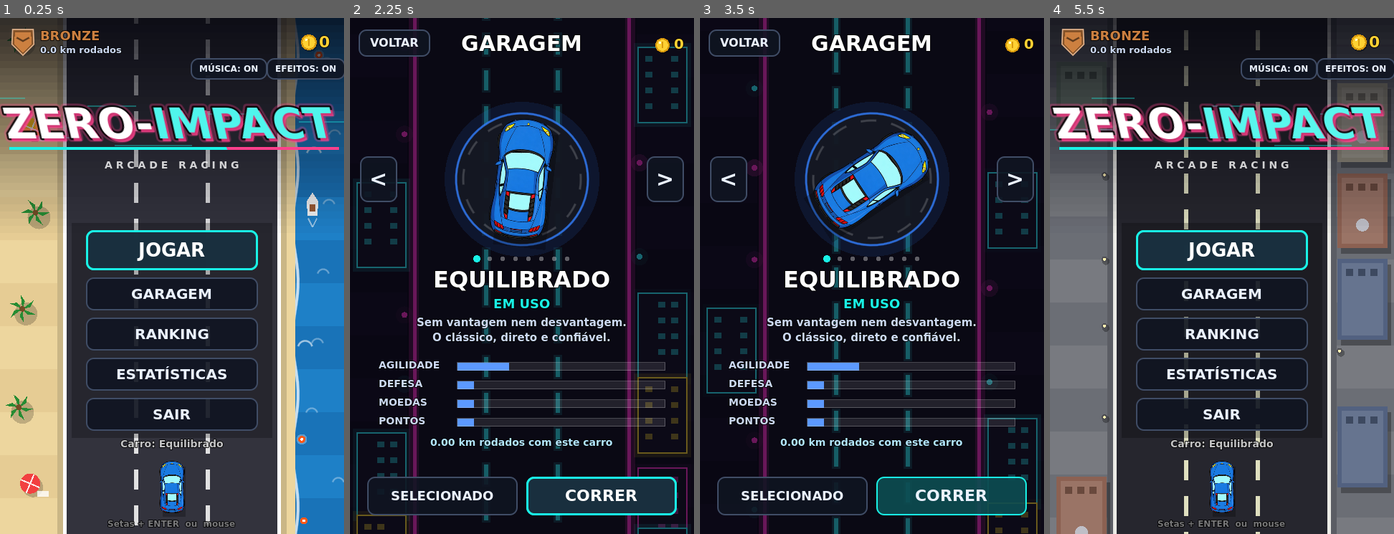
Above: before the commit, frames 1-4 (left to right).
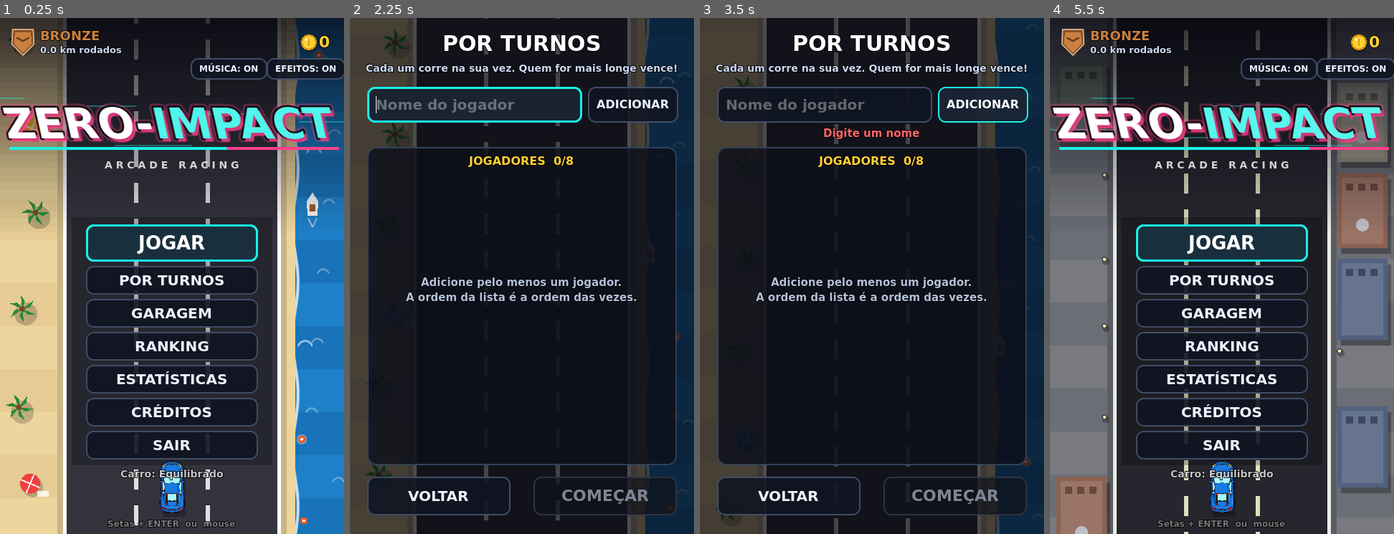
Above: after the commit, the same moments.

Repository: davireinaldo/Projeto_PI
Game: Godot game, scene res://scenes/Menu.tscn
The game is run twice, just before and just after one commit, with the same random seed, the same clock (stepped at 60 frames per second) and the same inputs.
Inputs (mouse positions are in pixels of both pictures, inside the frame that each line leads up to):
- Up to frame 1 (0.25 s): no input
- Up to frame 2 (2.25 s): click "GARAGEM" at 0.5 s; click "VOLTAR" at 1.25 s; click (522, 281) at 2 s, where only the run after the commit has a clickable "POR TURNOS"
- Up to frame 3 (3.5 s): click (982, 105) at 2.75 s, where only the run after the commit has a clickable "ADICIONAR"
- Up to frame 4 (5.5 s): click "VOLTAR" at 3.5 s; click "RANKING" at 4.25 s; click "VOLTAR" at 5 s

The runs differ from the first frame. In frame 1, 8.4% of the frame differs, in the area x 25-75%, y 38-90%; in frame 2, 39%, in the area x 0-100%, y 0-100%; in frame 3, 38%; in frame 4, 7.8%.

Commit message:
Créditos, reset com Ctrl+P e modo coop por turnos

Diff:
--- /dev/null
+++ b/scenes/Credits.tscn
@@ -0,0 +1,6 @@
+[gd_scene load_steps=2 format=3]
+
+[ext_resource type="Script" path="res://scripts/Credits.gd" id="1"]
+
+[node name="Credits" type="Node2D"]
+script = ExtResource("1")
--- /dev/null
+++ b/scenes/Turns.tscn
@@ -0,0 +1,6 @@
+[gd_scene load_steps=2 format=3]
+
+[ext_resource type="Script" path="res://scripts/Turns.gd" id="1"]
+
+[node name="Turns" type="Node2D"]
+script = ExtResource("1")
--- /dev/null
+++ b/scripts/Credits.gd
@@ -0,0 +1,47 @@
+extends Node2D
+
+# Créditos: quem desenvolveu o ZERO-IMPACT.
+
+const World := preload("res://scripts/World.gd")
+const UI := preload("res://scripts/UIKit.gd")
+
+const DEVS := [
+	"João de Sousa Galdino",
+	"Davi Reinaldo da Silva",
+	"João Nacélio Peixoto Santos",
+	"Cicero Lorhan Ramos da Silva",
+	"João Pedro Fernandes de Galiza",
+]
+
+func _ready() -> void:
+	get_tree().paused = false
+	GameManager.stop_run()
+	AudioManager.play_music("menu")
+	GameManager.speed = 120.0
+	var world := World.new()
+	world.follow_game = false
+	world.distance_m = 100.0
+	add_child(world)
+
+	var root := UI.root(self)
+	var dim := ColorRect.new()
+	dim.color = Color(0.02, 0.02, 0.05, 0.72)
+	dim.set_anchors_preset(Control.PRESET_FULL_RECT)
+	dim.mouse_filter = Control.MOUSE_FILTER_IGNORE
+	root.add_child(dim)
+	UI.label(root, "CRÉDITOS", Vector2(0, 18), 30, Color.WHITE, 480, HORIZONTAL_ALIGNMENT_CENTER)
+
+	UI.label(root, "ZERO-IMPACT", Vector2(0, 130), 44, UI.ACCENT, 480, HORIZONTAL_ALIGNMENT_CENTER)
+	UI.label(root, "A R C A D E   R A C I N G", Vector2(0, 190), 14, Color(1, 1, 1, 0.8), 480, HORIZONTAL_ALIGNMENT_CENTER)
+
+	UI.panel(root, Rect2(32, 250, 416, 316))
+	UI.label(root, "DESENVOLVIDO POR", Vector2(0, 270), 16, Color(0.65, 0.7, 0.8), 480, HORIZONTAL_ALIGNMENT_CENTER)
+	for i in range(DEVS.size()):
+		UI.label(root, DEVS[i], Vector2(0, 312 + i * 48), 22, Color.WHITE, 480, HORIZONTAL_ALIGNMENT_CENTER)
+
+	var back := UI.button(root, "VOLTAR", Rect2(140, 656, 200, 48), func(): UI.go(get_tree(), "res://scenes/Menu.tscn"))
+	back.grab_focus()
+
+func _process(_delta: float) -> void:
+	if Input.is_action_just_pressed("ui_cancel"):
+		UI.go(get_tree(), "res://scenes/Menu.tscn")
--- a/scripts/Game.gd
+++ b/scripts/Game.gd
@@ -188,6 +188,8 @@
 	score_label = UI.label(hud, "PONTOS 0", Vector2(26, 46), 15, Color(0.75, 0.85, 1.0))
 	coin_label = UI.label(hud, "0", Vector2(384, 24), 24, UI.GOLD)
 	UI.label(hud, "ESC  pausa", Vector2(392, 694), 12, Color(1, 1, 1, 0.5))
+	if GameManager.turn_mode:
+		UI.label(hud, "VEZ DE " + GameManager.current_player().to_upper(), Vector2(210, 80), 15, UI.ACCENT, 260, HORIZONTAL_ALIGNMENT_RIGHT)
 	hud.add_child(DrawHook.new(_draw_hud))
 
 	banner = UI.label(hud, "", Vector2(0, 170), 30, Color.WHITE, 480, HORIZONTAL_ALIGNMENT_CENTER)
@@ -309,6 +311,9 @@
 		["Bônus da corrida", "+%d" % s["bonus"]],
 		["Total de moedas", str(SaveManager.coins())],
 	]
+	if GameManager.turn_mode:
+		var last: Dictionary = GameManager.turn_results.back()
+		rows.push_front(["Jogador", String(last["name"])])
 	for r in rows:
 		UI.label(box, r[0], Vector2(30, y), 18, Color(0.75, 0.8, 0.9))
 		UI.label(box, r[1], Vector2(200, y), 20, Color.WHITE, 170, HORIZONTAL_ALIGNMENT_RIGHT)
@@ -335,6 +340,16 @@
 	box.add_child(DrawHook.new(draw_rank, Rect2(0, 0, 400, 560)))
 	y += 90.0
 
+	if GameManager.turn_mode:
+		var turn_text := "VER RESULTADO"
+		if not GameManager.turns_finished():
+			turn_text = "PRÓXIMO: " + GameManager.current_player().to_upper()
+		var nb := UI.button(box, turn_text, Rect2(40, y, 320, 50), func(): UI.go(get_tree(), "res://scenes/Turns.tscn"), 20)
+		nb.add_theme_stylebox_override("normal", UI.style(Color(0.05, 0.3, 0.32, 0.9), UI.ACCENT, 10, 2))
+		nb.clip_text = true
+		nb.grab_focus()
+		return
+
 	var b1 := UI.button(box, "CORRER DE NOVO", Rect2(40, y, 320, 50), func(): UI.go(get_tree(), "res://scenes/Game.tscn"), 22)
 	var b2 := UI.button(box, "GARAGEM", Rect2(40, y + 60, 155, 44), func(): UI.go(get_tree(), "res://scenes/Garage.tscn"))
 	var b3 := UI.button(box, "MENU", Rect2(205, y + 60, 155, 44), func(): UI.go(get_tree(), "res://scenes/Menu.tscn"))
--- a/scripts/GameManager.gd
+++ b/scripts/GameManager.gd
@@ -114,6 +114,14 @@
 var player_pos: Vector2 = Vector2(240, PLAYER_Y)
 var last_summary: Dictionary = {}
 
+# ---------- Modo por turnos ----------
+# Cada jogador corre uma vez, na sua vez; no fim vence quem foi mais longe.
+const TURN_MAX_PLAYERS := 8
+var turn_mode: bool = false
+var turn_players: Array = [] # nomes, na ordem das vezes
+var turn_index: int = 0 # de quem é a vez agora
+var turn_results: Array = [] # {"name", "km", "score", "car"} de quem já correu
+
 # opções de teste via linha de comando:  -- --autopilot --start-km=4
 var debug_autopilot: bool = false
 var debug_start_m: float = 0.0
@@ -285,8 +293,12 @@
 	var old_km := SaveManager.total_km()
 	var old_rank := rank_index(old_km)
 	var was_best := final_score > int(SaveManager.data["best_score"])
-	var top_pos := SaveManager.register_run(car["id"], km, final_score, collected + bonus)
+	var player_name := current_player() if turn_mode else ""
+	var top_pos := SaveManager.register_run(car["id"], km, final_score, collected + bonus, player_name)
 	var new_km := SaveManager.total_km()
+	if turn_mode:
+		turn_results.append({"name": player_name, "km": km, "score": final_score, "car": car["id"]})
+		turn_index += 1
 	last_summary = {
 		"km": km,
 		"score": final_score,
@@ -298,6 +310,36 @@
 		"new_rank": rank_index(new_km),
 		"total_km": new_km,
 	}
+
+# ---------- turnos ----------
+
+func start_turns(names: Array) -> void:
+	turn_mode = true
+	turn_players = names.duplicate()
+	turn_index = 0
+	turn_results = []
+
+func end_turns() -> void:
+	turn_mode = false
+	turn_index = 0
+	turn_results = []
+
+func current_player() -> String:
+	if turn_index < turn_players.size():
+		return String(turn_players[turn_index])
+	return ""
+
+func turns_finished() -> bool:
+	return turn_index >= turn_players.size()
+
+# Resultados do mais longe para o mais perto (desempate pelos pontos).
+func turn_standings() -> Array:
+	var list := turn_results.duplicate()
+	list.sort_custom(func(a, b):
+		if is_equal_approx(float(a["km"]), float(b["km"])):
+			return int(a["score"]) > int(b["score"])
+		return float(a["km"]) > float(b["km"]))
+	return list
 
 # ---------- IA simples de desvio (menu e piloto automático) ----------
 
--- a/scripts/Menu.gd
+++ b/scripts/Menu.gd
@@ -21,6 +21,7 @@
 func _ready() -> void:
 	get_tree().paused = false
 	GameManager.stop_run()
+	GameManager.end_turns()
 	GameManager.cruise_speed = 520.0
 	GameManager.speed = 520.0
 	AudioManager.quiet_ui()
@@ -86,11 +87,13 @@
 	var x := 120.0
 	var w := 240.0
 	var buttons := [
-		UI.button(root, "JOGAR", Rect2(x, 296, w, 56), _play, 26),
-		UI.button(root, "GARAGEM", Rect2(x, 362, w, 46), func(): UI.go(get_tree(), "res://scenes/Garage.tscn")),
-		UI.button(root, "RANKING", Rect2(x, 418, w, 46), func(): UI.go(get_tree(), "res://scenes/Ranking.tscn")),
-		UI.button(root, "ESTATÍSTICAS", Rect2(x, 474, w, 46), func(): UI.go(get_tree(), "res://scenes/Stats.tscn")),
-		UI.button(root, "SAIR", Rect2(x, 530, w, 46), func(): get_tree().quit()),
+		UI.button(root, "JOGAR", Rect2(x, 288, w, 52), _play, 26),
+		UI.button(root, "POR TURNOS", Rect2(x, 346, w, 40), func(): UI.go(get_tree(), "res://scenes/Turns.tscn")),
+		UI.button(root, "GARAGEM", Rect2(x, 392, w, 40), func(): UI.go(get_tree(), "res://scenes/Garage.tscn")),
+		UI.button(root, "RANKING", Rect2(x, 438, w, 40), func(): UI.go(get_tree(), "res://scenes/Ranking.tscn")),
+		UI.button(root, "ESTATÍSTICAS", Rect2(x, 484, w, 40), func(): UI.go(get_tree(), "res://scenes/Stats.tscn")),
+		UI.button(root, "CRÉDITOS", Rect2(x, 530, w, 40), func(): UI.go(get_tree(), "res://scenes/Credits.tscn")),
+		UI.button(root, "SAIR", Rect2(x, 576, w, 40), func(): get_tree().quit()),
 	]
 	buttons[0].add_theme_stylebox_override("normal", UI.style(Color(0.05, 0.3, 0.32, 0.9), UI.ACCENT, 10, 2))
 
@@ -111,8 +114,13 @@
 	buttons[0].grab_focus()
 
 	var car := GameManager.selected_car()
-	UI.label(root, "Carro: %s" % car["name"], Vector2(0, 586), 14, Color(1, 1, 1, 0.75), 480, HORIZONTAL_ALIGNMENT_CENTER)
+	UI.label(root, "Carro: %s" % car["name"], Vector2(0, 628), 14, Color(1, 1, 1, 0.75), 480, HORIZONTAL_ALIGNMENT_CENTER)
 	UI.label(root, "Setas + ENTER  ou  mouse", Vector2(0, 698), 12, Color(1, 1, 1, 0.45), 480, HORIZONTAL_ALIGNMENT_CENTER)
+
+	if SaveManager.just_reset:
+		SaveManager.just_reset = false
+		var msg := UI.label(root, "PROGRESSO RESETADO", Vector2(0, 244), 20, UI.HOT, 480, HORIZONTAL_ALIGNMENT_CENTER)
+		create_tween().tween_property(msg, "modulate:a", 0.0, 1.0).set_delay(2.5)
 
 func _play() -> void:
 	UI.go(get_tree(), "res://scenes/Game.tscn")
@@ -121,7 +129,7 @@
 	# escurece o topo para o logo aparecer
 	for i in range(30):
 		ci.draw_rect(Rect2(0, i * 10, 480, 10), Color(0.02, 0.02, 0.05, 0.8 * (1.0 - i / 30.0)))
-	ci.draw_rect(Rect2(100, 286, 280, 300), Color(0, 0, 0, 0.25))
+	ci.draw_rect(Rect2(100, 278, 280, 346), Color(0, 0, 0, 0.25))
 
 	UI.draw_rank_badge(ci, Vector2(32, 34), 18, GameManager.rank_index(SaveManager.total_km()))
 	UI.draw_coin(ci, Vector2(462 - UI.font().get_string_size(str(SaveManager.coins()), HORIZONTAL_ALIGNMENT_LEFT, -1, 22).x - 16, 34), 11)
--- a/scripts/Ranking.gd
+++ b/scripts/Ranking.gd
@@ -53,10 +53,10 @@
 	UI.label(root, "TOP 10 CORRIDAS", Vector2(0, 318), 18, UI.GOLD, 480, HORIZONTAL_ALIGNMENT_CENTER)
 	var head := Color(0.6, 0.65, 0.75)
 	UI.label(root, "#", Vector2(30, 346), 12, head)
-	UI.label(root, "PONTOS", Vector2(60, 346), 12, head)
-	UI.label(root, "DISTÂNCIA", Vector2(160, 346), 12, head)
-	UI.label(root, "CARRO", Vector2(260, 346), 12, head)
-	UI.label(root, "DATA", Vector2(360, 346), 12, head)
+	UI.label(root, "JOGADOR", Vector2(56, 346), 12, head)
+	UI.label(root, "PONTOS", Vector2(184, 346), 12, head)
+	UI.label(root, "DISTÂNCIA", Vector2(262, 346), 12, head)
+	UI.label(root, "CARRO", Vector2(364, 346), 12, head)
 	var top: Array = SaveManager.data["top"]
 	if top.is_empty():
 		UI.label(root, "Nenhuma corrida ainda.\nVá para a pista!", Vector2(0, 440), 16, Color(0.7, 0.75, 0.85), 480, HORIZONTAL_ALIGNMENT_CENTER)
@@ -64,20 +64,16 @@
 		var e: Dictionary = top[i]
 		var y := 368.0 + i * 26.0
 		var c: Color = [UI.GOLD, Color(0.85, 0.87, 0.92), Color(0.85, 0.55, 0.3)][i] if i < 3 else Color.WHITE
+		var player := String(e.get("name", ""))
 		UI.label(root, str(i + 1), Vector2(30, y), 15, c)
-		UI.label(root, str(int(e["score"])), Vector2(60, y), 15, c)
-		UI.label(root, "%.2f km" % float(e["km"]), Vector2(160, y), 15, Color.WHITE)
-		UI.label(root, GameManager.car_by_id(String(e["car"]))["name"], Vector2(260, y), 15, Color.WHITE)
-		UI.label(root, _fmt_date(String(e["date"])), Vector2(360, y), 13, Color(0.7, 0.75, 0.85))
+		var name_label := UI.label(root, player if player != "" else "—", Vector2(56, y), 15, Color.WHITE, 120)
+		name_label.clip_text = true
+		UI.label(root, str(int(e["score"])), Vector2(184, y), 15, c)
+		UI.label(root, "%.2f km" % float(e["km"]), Vector2(262, y), 15, Color.WHITE)
+		UI.label(root, GameManager.car_by_id(String(e["car"]))["name"], Vector2(364, y), 15, Color(0.7, 0.75, 0.85))
 
 	var back := UI.button(root, "VOLTAR", Rect2(140, 656, 200, 48), func(): UI.go(get_tree(), "res://scenes/Menu.tscn"))
 	back.grab_focus()
-
-func _fmt_date(iso: String) -> String:
-	var p := iso.split("-")
-	if p.size() == 3:
-		return "%s/%s/%s" % [p[2], p[1], p[0].substr(2)]
-	return iso
 
 func _process(delta: float) -> void:
 	_t += delta
--- a/scripts/SaveManager.gd
+++ b/scripts/SaveManager.gd
@@ -9,9 +9,31 @@
 const TOP_SIZE := 10
 
 var data: Dictionary = {}
+var just_reset := false  # o Menu mostra o aviso "PROGRESSO RESETADO"
 
 func _ready() -> void:
+	process_mode = Node.PROCESS_MODE_ALWAYS  # Ctrl+P funciona até com o jogo pausado
 	load_data()
+
+# Ctrl+P: apaga todo o progresso (mantém só as opções de som) e volta ao menu.
+func _input(event: InputEvent) -> void:
+	if event is InputEventKey and event.pressed and not event.echo \
+			and event.ctrl_pressed and event.physical_keycode == KEY_P:
+		get_viewport().set_input_as_handled()
+		reset()
+		get_tree().paused = false
+		GameManager.stop_run()
+		AudioManager.quiet_ui()
+		get_tree().change_scene_to_file("res://scenes/Menu.tscn")
+
+func reset() -> void:
+	var music: bool = data.get("music_on", true)
+	var sfx: bool = data.get("sfx_on", true)
+	data = _defaults()
+	data["music_on"] = music
+	data["sfx_on"] = sfx
+	save()
+	just_reset = true
 
 func _defaults() -> Dictionary:
 	return {
@@ -25,6 +47,7 @@
 		"selected": "equilibrado",
 		"car_km": {},
 		"top": [],
+		"turn_players": [], # últimos nomes usados no modo por turnos
 		"music_on": true,
 		"sfx_on": true
 	}
@@ -79,7 +102,7 @@
 	return float(data["car_km"].get(car_id, 0.0))
 
 # Registra uma corrida terminada. Devolve a posição no top 10 (1..10) ou 0.
-func register_run(car_id: String, km: float, score: int, coins_gained: int) -> int:
+func register_run(car_id: String, km: float, score: int, coins_gained: int, player_name: String = "") -> int:
 	data["runs"] = int(data["runs"]) + 1
 	data["total_km"] = total_km() + km
 	data["car_km"][car_id] = car_km(car_id) + km
@@ -91,6 +114,7 @@
 		"score": score,
 		"km": snappedf(km, 0.01),
 		"car": car_id,
+		"name": player_name,
 		"date": Time.get_date_string_from_system()
 	}
 	var top: Array = data["top"]
--- /dev/null
+++ b/scripts/Turns.gd
@@ -0,0 +1,251 @@
+extends Node2D
+
+# Modo por turnos: cada jogador coloca o nome e corre uma vez, na sua vez.
+# Esta tela tem três estados:
+#   setup   -> digitar os nomes
+#   next    -> "VEZ DE <nome>" entre uma corrida e outra, com o placar parcial
+#   results -> classificação final: vence quem foi mais longe
+
+const World := preload("res://scripts/World.gd")
+const FX := preload("res://scripts/FX.gd")
+const UI := preload("res://scripts/UIKit.gd")
+
+const MEDALS := [Color(1.0, 0.82, 0.2), Color(0.85, 0.87, 0.92), Color(0.85, 0.55, 0.3)]
+
+var root: Control
+var names: Array = []
+var name_edit: LineEdit
+var list_box: Control
+var count_label: Label
+var msg_label: Label
+var start_btn: Button
+
+func _ready() -> void:
+	get_tree().paused = false
+	GameManager.stop_run()
+	AudioManager.play_music("menu")
+	GameManager.speed = 140.0
+	var world := World.new()
+	world.follow_game = false
+	world.distance_m = GameManager.BIOME_LENGTH * 3 + 100.0
+	add_child(world)
+
+	if not GameManager.turn_mode:
+		_build_setup()
+	elif GameManager.turns_finished():
+		_build_results()
+	else:
+		_build_next()
+
+func _process(_delta: float) -> void:
+	if Input.is_action_just_pressed("ui_cancel"):
+		_to_menu()
+
+func _to_menu() -> void:
+	GameManager.end_turns()
+	UI.go(get_tree(), "res://scenes/Menu.tscn")
+
+func _new_root(title: String) -> void:
+	root = UI.root(self)
+	var dim := ColorRect.new()
+	dim.color = Color(0.02, 0.02, 0.05, 0.72)
+	dim.set_anchors_preset(Control.PRESET_FULL_RECT)
+	dim.mouse_filter = Control.MOUSE_FILTER_IGNORE
+	root.add_child(dim)
+	UI.label(root, title, Vector2(0, 18), 30, Color.WHITE, 480, HORIZONTAL_ALIGNMENT_CENTER)
+
+# ---------- setup: nomes dos jogadores ----------
+
+func _build_setup() -> void:
+	_new_root("POR TURNOS")
+	UI.label(root, "Cada um corre na sua vez. Quem for mais longe vence!", Vector2(0, 62), 14,
+		Color(0.8, 0.85, 0.95), 480, HORIZONTAL_ALIGNMENT_CENTER)
+
+	names = SaveManager.data.get("turn_players", []).duplicate()
+
+	name_edit = LineEdit.new()
+	name_edit.position = Vector2(24, 96)
+	name_edit.size = Vector2(300, 50)
+	name_edit.placeholder_text = "Nome do jogador"
+	name_edit.max_length = 18
+	name_edit.add_theme_font_size_override("font_size", 20)
+	name_edit.add_theme_stylebox_override("normal", UI.style(Color(0.06, 0.08, 0.13, 0.95), Color(0.25, 0.3, 0.4)))
+	name_edit.add_theme_stylebox_override("focus", UI.style(Color(0.1, 0.14, 0.2, 0.95), UI.ACCENT, 10, 3))
+	name_edit.add_theme_color_override("font_placeholder_color", Color(1, 1, 1, 0.35))
+	name_edit.text_submitted.connect(func(_t): _add_name())
+	root.add_child(name_edit)
+	var add_btn := UI.button(root, "ADICIONAR", Rect2(332, 96, 124, 50), _add_name, 16)
+
+	msg_label = UI.label(root, "", Vector2(0, 152), 15, Color(1, 0.4, 0.4), 480, HORIZONTAL_ALIGNMENT_CENTER)
+
+	UI.panel(root, Rect2(24, 180, 432, 444))
+	count_label = UI.label(root, "", Vector2(0, 190), 16, UI.GOLD, 480, HORIZONTAL_ALIGNMENT_CENTER)
+	list_box = Control.new()
+	list_box.mouse_filter = Control.MOUSE_FILTER_IGNORE
+	list_box.set_anchors_preset(Control.PRESET_FULL_RECT)
+	root.add_child(list_box)
+
+	var back := UI.button(root, "VOLTAR", Rect2(24, 640, 200, 54), _to_menu)
+	start_btn = UI.button(root, "COMEÇAR", Rect2(256, 640, 200, 54), _start, 22)
+	start_btn.add_theme_stylebox_override("normal", UI.style(Color(0.05, 0.3, 0.32, 0.9), UI.ACCENT, 10, 2))
+
+	name_edit.focus_neighbor_right = name_edit.get_path_to(add_btn)
+	name_edit.focus_neighbor_bottom = name_edit.get_path_to(start_btn)
+	add_btn.focus_neighbor_left = add_btn.get_path_to(name_edit)
+	add_btn.focus_neighbor_bottom = add_btn.get_path_to(start_btn)
+	for b in [back, start_btn]:
+		b.focus_neighbor_top = b.get_path_to(name_edit)
+	back.focus_neighbor_right = back.get_path_to(start_btn)
+	start_btn.focus_neighbor_left = start_btn.get_path_to(back)
+
+	_refresh_list()
+	name_edit.grab_focus()
+
+func _add_name() -> void:
+	var n := name_edit.text.strip_edges()
+	if n.is_empty():
+		_error("Digite um nome")
+		return
+	if names.size() >= GameManager.TURN_MAX_PLAYERS:
+		_error("Máximo de %d jogadores" % GameManager.TURN_MAX_PLAYERS)
+		return
+	for other in names:
+		if String(other).to_lower() == n.to_lower():
+			_error("Esse nome já está na lista")
+			return
+	names.append(n)
+	name_edit.clear()
+	msg_label.text = ""
+	AudioManager.play("coin", -4.0, 0.0)
+	_refresh_list()
+	name_edit.grab_focus()
+
+func _remove_name(i: int) -> void:
+	names.remove_at(i)
+	_refresh_list()
+	name_edit.grab_focus()
+
+func _refresh_list() -> void:
+	for c in list_box.get_children():
+		c.queue_free()
+	count_label.text = "JOGADORES  %d/%d" % [names.size(), GameManager.TURN_MAX_PLAYERS]
+	if names.is_empty():
+		UI.label(list_box, "Adicione pelo menos um jogador.\nA ordem da lista é a ordem das vezes.", Vector2(0, 360), 15,
+			Color(0.7, 0.75, 0.85), 480, HORIZONTAL_ALIGNMENT_CENTER)
+	for i in range(names.size()):
+		var y := 224.0 + i * 49.0
+		UI.panel(list_box, Rect2(36, y, 408, 42), Color(0.08, 0.1, 0.16, 0.9))
+		UI.label(list_box, "%d." % (i + 1), Vector2(48, y + 8), 20, UI.ACCENT)
+		UI.label(list_box, names[i], Vector2(86, y + 8), 20, Color.WHITE)
+		var x := UI.button(list_box, "X", Rect2(400, y + 4, 38, 34), _remove_name.bind(i), 16)
+		x.focus_mode = Control.FOCUS_NONE
+	start_btn.disabled = names.is_empty()
+
+func _error(text: String) -> void:
+	msg_label.text = text
+	AudioManager.play("ui_error", 0.0, 0.0)
+	var tw := create_tween()
+	for i in range(4):
+		tw.tween_property(msg_label, "position:x", 8.0 if i % 2 == 0 else -8.0, 0.05)
+	tw.tween_property(msg_label, "position:x", 0.0, 0.05)
+
+func _start() -> void:
+	if names.is_empty():
+		_error("Adicione pelo menos um jogador")
+		return
+	SaveManager.data["turn_players"] = names.duplicate()
+	SaveManager.save()
+	GameManager.start_turns(names)
+	UI.go(get_tree(), "res://scenes/Turns.tscn")
+
+# ---------- next: de quem é a vez ----------
+
+func _build_next() -> void:
+	_new_root("POR TURNOS")
+	var total := GameManager.turn_players.size()
+	UI.label(root, "JOGADOR %d DE %d" % [GameManager.turn_index + 1, total], Vector2(0, 76), 16,
+		Color(0.7, 0.75, 0.85), 480, HORIZONTAL_ALIGNMENT_CENTER)
+	UI.label(root, "VEZ DE", Vector2(0, 112), 20, UI.ACCENT, 480, HORIZONTAL_ALIGNMENT_CENTER)
+	var who := UI.label(root, GameManager.current_player().to_upper(), Vector2(0, 140), 38, Color.WHITE, 480, HORIZONTAL_ALIGNMENT_CENTER)
+	who.pivot_offset = Vector2(240, 24)
+	who.scale = Vector2(1.4, 1.4)
+	create_tween().tween_property(who, "scale", Vector2.ONE, 0.4).set_trans(Tween.TRANS_BACK).set_ease(Tween.EASE_OUT)
+	UI.label(root, "Carro: %s" % GameManager.selected_car()["name"], Vector2(0, 196), 14,
+		Color(1, 1, 1, 0.7), 480, HORIZONTAL_ALIGNMENT_CENTER)
+
+	UI.panel(root, Rect2(24, 236, 432, 388))
+	UI.label(root, "PLACAR ATÉ AGORA", Vector2(0, 248), 18, UI.GOLD, 480, HORIZONTAL_ALIGNMENT_CENTER)
+	var standings := GameManager.turn_standings()
+	if standings.is_empty():
+		UI.label(root, "Ninguém correu ainda.\nBoa sorte!", Vector2(0, 400), 16, Color(0.7, 0.75, 0.85), 480, HORIZONTAL_ALIGNMENT_CENTER)
+	for i in range(standings.size()):
+		_standing_row(standings[i], i, 286.0 + i * 40.0, false)
+
+	var quit := UI.button(root, "DESISTIR", Rect2(24, 640, 200, 54), _to_menu)
+	var go := UI.button(root, "CORRER!", Rect2(256, 640, 200, 54), func(): UI.go(get_tree(), "res://scenes/Game.tscn"), 24)
+	go.add_theme_stylebox_override("normal", UI.style(Color(0.05, 0.3, 0.32, 0.9), UI.ACCENT, 10, 2))
+	quit.focus_neighbor_right = quit.get_path_to(go)
+	go.focus_neighbor_left = go.get_path_to(quit)
+	go.grab_focus()
+
+# ---------- results: classificação final ----------
+
+func _build_results() -> void:
+	_new_root("RESULTADO")
+	var standings := GameManager.turn_standings()
+	var best: Dictionary = standings[0]
+	var winners := PackedStringArray()
+	for e in standings:
+		if is_equal_approx(float(e["km"]), float(best["km"])) and int(e["score"]) == int(best["score"]):
+			winners.append(String(e["name"]).to_upper())
+	var title := "VENCEDOR" if winners.size() == 1 else "EMPATE"
+	if standings.size() == 1:
+		title = "MANDOU BEM"
+	var who := " e ".join(winners)
+	UI.label(root, title, Vector2(0, 64), 16, UI.GOLD, 480, HORIZONTAL_ALIGNMENT_CENTER)
+	var w := UI.label(root, who, Vector2(0, 84), 36, UI.GOLD, 480, HORIZONTAL_ALIGNMENT_CENTER)
+	w.pivot_offset = Vector2(240, 22)
+	var tw := create_tween().set_loops()
+	tw.tween_property(w, "scale", Vector2(1.06, 1.06), 0.5)
+	tw.tween_property(w, "scale", Vector2.ONE, 0.5)
+	UI.label(root, "chegou até %.2f km" % float(best["km"]), Vector2(0, 134), 20, Color.WHITE, 480, HORIZONTAL_ALIGNMENT_CENTER)
+
+	UI.panel(root, Rect2(24, 176, 432, 448))
+	UI.label(root, "CLASSIFICAÇÃO", Vector2(0, 186), 18, UI.GOLD, 480, HORIZONTAL_ALIGNMENT_CENTER)
+	for i in range(standings.size()):
+		_standing_row(standings[i], i, 222.0 + i * 49.0, true)
+
+	var menu := UI.button(root, "MENU", Rect2(24, 640, 136, 54), _to_menu, 18)
+	var players := UI.button(root, "JOGADORES", Rect2(172, 640, 136, 54), _edit_players, 16)
+	var again := UI.button(root, "REVANCHE", Rect2(320, 640, 136, 54), _rematch, 18)
+	again.add_theme_stylebox_override("normal", UI.style(Color(0.05, 0.3, 0.32, 0.9), UI.ACCENT, 10, 2))
+	var row := [menu, players, again]
+	for i in range(row.size()):
+		row[i].focus_neighbor_left = row[i].get_path_to(row[(i + 2) % 3])
+		row[i].focus_neighbor_right = row[i].get_path_to(row[(i + 1) % 3])
+	again.grab_focus()
+
+	AudioManager.play("power_points", 0.0, 0.0)
+	FX.burst(root, Vector2(240, 106), UI.GOLD, 70, 380.0, 1.0, 5.0)
+	FX.burst(root, Vector2(240, 106), UI.ACCENT, 30, 260.0, 0.8, 4.0)
+
+# volta para a tela de nomes (a lista salva já vem preenchida)
+func _edit_players() -> void:
+	GameManager.end_turns()
+	UI.go(get_tree(), "res://scenes/Turns.tscn")
+
+# mesmos jogadores, placar zerado
+func _rematch() -> void:
+	GameManager.start_turns(GameManager.turn_players)
+	UI.go(get_tree(), "res://scenes/Turns.tscn")
+
+func _standing_row(e: Dictionary, i: int, y: float, detail: bool) -> void:
+	var c: Color = MEDALS[i] if i < 3 else Color.WHITE
+	if detail:
+		UI.panel(root, Rect2(36, y, 408, 44), Color(0.08, 0.1, 0.16, 0.9), c.darkened(0.3) if i < 3 else Color(0.2, 0.25, 0.35))
+	UI.label(root, "%dº" % (i + 1), Vector2(48, y + 8), 20, c)
+	UI.label(root, String(e["name"]), Vector2(96, y + (2 if detail else 8)), 20, Color.WHITE)
+	if detail:
+		UI.label(root, "%d pontos  •  %s" % [int(e["score"]), GameManager.car_by_id(String(e["car"]))["name"]],
+			Vector2(96, y + 24), 12, Color(0.7, 0.75, 0.85))
+	UI.label(root, "%.2f km" % float(e["km"]), Vector2(290, y + 8), 20, c, 140, HORIZONTAL_ALIGNMENT_RIGHT)
Not shown, changed: LEIA-ME.txt
Not shown, added: scripts/Credits.gd.uid
Not shown, added: scripts/Turns.gd.uid
